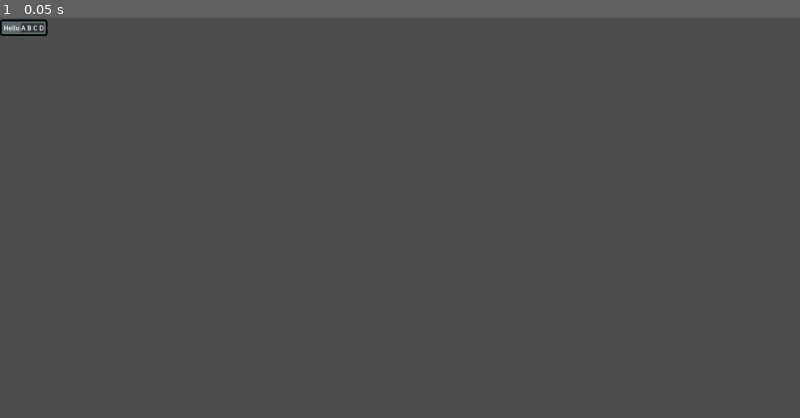
Above: before the commit, frame 1.
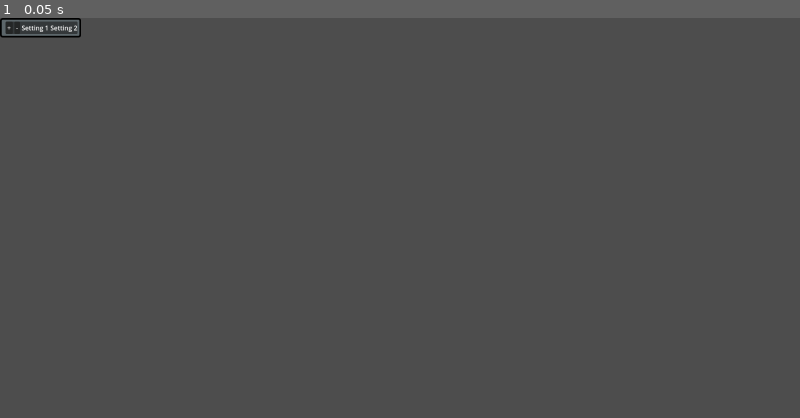
Above: after the commit, the same moment.

Repository: tefla/SpecialCirumstances
Game: Godot game, scene res://Playground/Test.tscn
Same seed, same stepped clock (60 frames per second), same inputs: the game is played once before the commit and once after it.
Inputs:
- Up to frame 1 (0.05 s): no input

The runs differ from the first frame. In frame 1, 0.4% of the frame differs, in the area x 0-11%, y 0-5%.
Error in both runs: Invalid call. Nonexistent function 'set_definitions' in base 'HBoxContainer'. (res://Playground/Block.gd:13)

Commit message:
moar

Diff:
--- a/Playground/Block.gd
+++ b/Playground/Block.gd
@@ -18,5 +18,11 @@
 		footerRoot.add_child(header)
 
 	if not block_definition.is_leaf_task and block_definition.child_container_scene:
-		var child_container = block_definition.child_container_scene.instantiate()
-		childrenRoot.add_child(child_container)
+		for n in block_definition.num_children:
+			if block_definition.child_container_spacer_scene and n > 0:
+				var spacer = block_definition.child_container_spacer_scene.instantiate()
+				childrenRoot.add_child(spacer)
+
+			var child_container = block_definition.child_container_scene.instantiate()
+			child_container.set_definitions(block_definition)
+			childrenRoot.add_child(child_container)
--- a/Playground/Block.tscn
+++ b/Playground/Block.tscn
@@ -1,48 +1,23 @@
-[gd_scene load_steps=11 format=3 uid="uid://cwo1opcqllk6m"]
+[gd_scene load_steps=3 format=3 uid="uid://cwo1opcqllk6m"]
 
 [ext_resource type="Script" path="res://Playground/Block.gd" id="1_opsdm"]
 [ext_resource type="StyleBox" uid="uid://fku4x6r4kdaa" path="res://Playground/transparent_panel.tres" id="1_yodi4"]
-[ext_resource type="PackedScene" uid="uid://beab1b5bu0ltq" path="res://Playground/Header.tscn" id="2_b6m4r"]
-[ext_resource type="PackedScene" uid="uid://yxcxh6tit827" path="res://Playground/ChildContainer.tscn" id="2_woddj"]
-[ext_resource type="Script" path="res://Playground/BlockDefinition.gd" id="3_0a26l"]
-[ext_resource type="PackedScene" uid="uid://b5cxi11ai4aah" path="res://Playground/Footer.tscn" id="3_y6wn6"]
-[ext_resource type="PackedScene" uid="uid://bhl0ccudlktkv" path="res://Playground/Settings.tscn" id="5_4jtxd"]
-[ext_resource type="Script" path="res://Playground/SettingsDefinition.gd" id="6_e0vfp"]
 
-[sub_resource type="Resource" id="Resource_re2xs"]
-script = ExtResource("6_e0vfp")
-settings = Array[String](["Setting 1", "Setting 2"])
+[node name="Block" type="VBoxContainer"]
+theme_override_constants/separation = 0
+script = ExtResource("1_opsdm")
 
-[sub_resource type="Resource" id="Resource_wneh4"]
-script = ExtResource("3_0a26l")
-name = "Some Block"
-header_scene = ExtResource("2_b6m4r")
-footer_scene = ExtResource("3_y6wn6")
-settings_scene = ExtResource("5_4jtxd")
-child_container_scene = ExtResource("2_woddj")
-is_leaf_task = true
-settings = SubResource("Resource_re2xs")
-
-[node name="Block" type="PanelContainer"]
-theme_override_styles/panel = ExtResource("1_yodi4")
-script = ExtResource("1_opsdm")
-block_definition = SubResource("Resource_wneh4")
-
-[node name="VBoxContainer" type="VBoxContainer" parent="."]
-layout_mode = 2
-theme_override_constants/separation = 0
-
-[node name="Header" type="PanelContainer" parent="VBoxContainer"]
+[node name="Header" type="PanelContainer" parent="."]
 unique_name_in_owner = true
 layout_mode = 2
 theme_override_styles/panel = ExtResource("1_yodi4")
 
-[node name="Children" type="PanelContainer" parent="VBoxContainer"]
+[node name="Children" type="VBoxContainer" parent="."]
+unique_name_in_owner = true
+layout_mode = 2
+theme_override_constants/separation = 0
+
+[node name="Footer" type="PanelContainer" parent="."]
 unique_name_in_owner = true
 layout_mode = 2
 theme_override_styles/panel = ExtResource("1_yodi4")
-
-[node name="Footer" type="PanelContainer" parent="VBoxContainer"]
-unique_name_in_owner = true
-layout_mode = 2
-theme_override_styles/panel = ExtResource("1_yodi4")
--- a/Playground/BlockDefinition.gd
+++ b/Playground/BlockDefinition.gd
@@ -8,3 +8,7 @@
 @export var is_leaf_task: bool = true
 
 @export var settings: SettingsDefinition
+
+@export var num_children: int = 0
+@export var child_container_spacer_scene: PackedScene
+@export var show_child_spacer: bool = true
--- /dev/null
+++ b/Playground/ChildContainer.gd
@@ -0,0 +1,4 @@
+extends PanelContainer
+
+func set_definitions(defs: BlockDefinition):
+	pass
--- a/Playground/ChildContainer.tscn
+++ b/Playground/ChildContainer.tscn
@@ -1,10 +1,12 @@
-[gd_scene load_steps=2 format=3 uid="uid://yxcxh6tit827"]
+[gd_scene load_steps=3 format=3 uid="uid://yxcxh6tit827"]
 
-[ext_resource type="StyleBox" path="res://Tasks/Blocks/statement-middle.tres" id="1_hkc44"]
+[ext_resource type="StyleBox" uid="uid://butsa0wnni0nm" path="res://Tasks/Blocks/statement-middle.tres" id="1_hkc44"]
+[ext_resource type="Script" path="res://Playground/ChildContainer.gd" id="2_qdiia"]
 
 [node name="PanelContainer" type="PanelContainer"]
 offset_right = 73.0
 theme_override_styles/panel = ExtResource("1_hkc44")
+script = ExtResource("2_qdiia")
 
 [node name="ChildContainer" type="VBoxContainer" parent="."]
 custom_minimum_size = Vector2(73, 42)
--- /dev/null
+++ b/Playground/ChildContainerSpacer.tscn
@@ -0,0 +1,21 @@
+[gd_scene load_steps=2 format=3 uid="uid://bchjyeuddteil"]
+
+[ext_resource type="StyleBox" uid="uid://cimkxmxc5rq60" path="res://Tasks/Blocks/statement-middle-seperator.tres" id="1_r7j6i"]
+
+[node name="PanelContainer" type="PanelContainer"]
+custom_minimum_size = Vector2(34, 22)
+anchors_preset = 15
+anchor_right = 1.0
+anchor_bottom = 1.0
+grow_horizontal = 2
+grow_vertical = 2
+theme_override_styles/panel = ExtResource("1_r7j6i")
+
+[node name="ChildContainer" type="VBoxContainer" parent="."]
+custom_minimum_size = Vector2(73, 42)
+layout_mode = 2
+theme_override_constants/separation = 0
+
+[node name="Label" type="Label" parent="ChildContainer"]
+layout_mode = 2
+text = "Something here"
--- a/Playground/Settings.tscn
+++ b/Playground/Settings.tscn
@@ -4,3 +4,11 @@
 
 [node name="Settings" type="HBoxContainer"]
 script = ExtResource("1_vfyxn")
+
+[node name="Button" type="Button" parent="."]
+layout_mode = 2
+text = "+"
+
+[node name="Button2" type="Button" parent="."]
+layout_mode = 2
+text = "-"
--- a/Playground/Test.tscn
+++ b/Playground/Test.tscn
@@ -1,92 +1,22 @@
-[gd_scene load_steps=20 format=3 uid="uid://c6cput5npcysd"]
+[gd_scene load_steps=6 format=3 uid="uid://c6cput5npcysd"]
 
 [ext_resource type="PackedScene" uid="uid://cwo1opcqllk6m" path="res://Playground/Block.tscn" id="1_avm87"]
 [ext_resource type="Script" path="res://Playground/test.gd" id="1_rdbqv"]
-[ext_resource type="PackedScene" uid="uid://yxcxh6tit827" path="res://Playground/ChildContainer.tscn" id="2_e0o3u"]
-[ext_resource type="PackedScene" uid="uid://b5cxi11ai4aah" path="res://Playground/Footer.tscn" id="3_q1nu0"]
-[ext_resource type="PackedScene" uid="uid://beab1b5bu0ltq" path="res://Playground/Header.tscn" id="3_ymxgh"]
-[ext_resource type="Script" path="res://Playground/BlockDefinition.gd" id="4_w41sl"]
-[ext_resource type="PackedScene" uid="uid://c34h8tt47bk1q" path="res://Playground/LeafHeader.tscn" id="5_8ao3r"]
-[ext_resource type="Script" path="res://Playground/SettingsDefinition.gd" id="5_aotm1"]
-[ext_resource type="PackedScene" uid="uid://bhl0ccudlktkv" path="res://Playground/Settings.tscn" id="5_vbybq"]
-[ext_resource type="StyleBox" path="res://Tasks/Blocks/statement-middle.tres" id="9_7pxy1"]
-[ext_resource type="StyleBox" path="res://Tasks/Blocks/statement-bottom.tres" id="10_oygcy"]
-[ext_resource type="Script" path="res://Playground/Settings.gd" id="11_hctgy"]
-
-[sub_resource type="Resource" id="Resource_lmudy"]
-script = ExtResource("5_aotm1")
-settings = Array[String](["A", "B", "C", "D"])
-
-[sub_resource type="Resource" id="Resource_ra2nu"]
-script = ExtResource("4_w41sl")
-name = "Hello"
-header_scene = ExtResource("3_ymxgh")
-footer_scene = ExtResource("3_q1nu0")
-settings_scene = ExtResource("5_vbybq")
-child_container_scene = ExtResource("2_e0o3u")
-is_leaf_task = false
-settings = SubResource("Resource_lmudy")
-
-[sub_resource type="PackedScene" id="PackedScene_f2rbk"]
-_bundled = {
-"conn_count": 0,
-"conns": PackedInt32Array(),
-"editable_instances": [],
-"names": PackedStringArray("PanelContainer", "offset_right", "theme_override_styles/panel", "ChildContainer", "custom_minimum_size", "layout_mode", "VBoxContainer"),
-"node_count": 2,
-"node_paths": [],
-"nodes": PackedInt32Array(-1, -1, 0, 0, -1, 2, 1, 0, 2, 1, 0, 0, 0, 6, 3, -1, 2, 4, 2, 5, 3, 0),
-"variants": [73.0, ExtResource("9_7pxy1"), Vector2(73, 42), 2],
-"version": 3
-}
-
-[sub_resource type="PackedScene" id="PackedScene_r4egl"]
-_bundled = {
-"conn_count": 0,
-"conns": PackedInt32Array(),
-"editable_instances": [],
-"names": PackedStringArray("Footer", "theme_override_styles/panel", "PanelContainer", "HBoxContainer", "layout_mode"),
-"node_count": 2,
-"node_paths": [],
-"nodes": PackedInt32Array(-1, -1, 2, 0, -1, 1, 1, 0, 0, 0, 0, 3, 3, -1, 1, 4, 1, 0),
-"variants": [ExtResource("10_oygcy"), 2],
-"version": 3
-}
-
-[sub_resource type="Resource" id="Resource_gi5p8"]
-script = ExtResource("5_aotm1")
-settings = Array[String](["A", "B", "C", "D"])
-
-[sub_resource type="PackedScene" id="PackedScene_i33k3"]
-_bundled = {
-"conn_count": 0,
-"conns": PackedInt32Array(),
-"editable_instances": [],
-"names": PackedStringArray("Settings", "script", "HBoxContainer"),
-"node_count": 1,
-"node_paths": [],
-"nodes": PackedInt32Array(-1, -1, 2, 0, -1, 1, 1, 0, 0),
-"variants": [ExtResource("11_hctgy")],
-"version": 3
-}
-
-[sub_resource type="Resource" id="Resource_kuurj"]
-script = ExtResource("4_w41sl")
-name = "Hello"
-header_scene = ExtResource("5_8ao3r")
-footer_scene = SubResource("PackedScene_r4egl")
-settings_scene = SubResource("PackedScene_i33k3")
-child_container_scene = SubResource("PackedScene_f2rbk")
-is_leaf_task = true
-settings = SubResource("Resource_gi5p8")
+[ext_resource type="Resource" uid="uid://b3aaj0y14xu6r" path="res://Playground/basic_leaf.tres" id="3_i776i"]
+[ext_resource type="Resource" uid="uid://ewhxbahyvoe4" path="res://Playground/basic_block.tres" id="3_s3bqr"]
+[ext_resource type="Resource" uid="uid://dsdovs7rta443" path="res://Playground/if_else_block.tres" id="4_qxu8q"]
 
 [node name="Test" type="VBoxContainer"]
 script = ExtResource("1_rdbqv")
 
 [node name="Block" parent="." instance=ExtResource("1_avm87")]
 layout_mode = 2
-block_definition = SubResource("Resource_ra2nu")
+block_definition = ExtResource("3_i776i")
 
 [node name="Block2" parent="." instance=ExtResource("1_avm87")]
 layout_mode = 2
-block_definition = SubResource("Resource_kuurj")
+block_definition = ExtResource("3_s3bqr")
+
+[node name="Block3" parent="." instance=ExtResource("1_avm87")]
+layout_mode = 2
+block_definition = ExtResource("4_qxu8q")
--- /dev/null
+++ b/Playground/basic_block.tres
@@ -0,0 +1,26 @@
+[gd_resource type="Resource" script_class="BlockDefinition" load_steps=9 format=3 uid="uid://ewhxbahyvoe4"]
+
+[ext_resource type="PackedScene" uid="uid://yxcxh6tit827" path="res://Playground/ChildContainer.tscn" id="1_tp6fj"]
+[ext_resource type="PackedScene" uid="uid://bchjyeuddteil" path="res://Playground/ChildContainerSpacer.tscn" id="2_ogkyp"]
+[ext_resource type="PackedScene" uid="uid://b5cxi11ai4aah" path="res://Playground/Footer.tscn" id="2_xw1kt"]
+[ext_resource type="PackedScene" uid="uid://beab1b5bu0ltq" path="res://Playground/Header.tscn" id="3_1ac1k"]
+[ext_resource type="Script" path="res://Playground/BlockDefinition.gd" id="4_siotw"]
+[ext_resource type="Script" path="res://Playground/SettingsDefinition.gd" id="5_lhe1g"]
+[ext_resource type="PackedScene" uid="uid://bhl0ccudlktkv" path="res://Playground/Settings.tscn" id="6_kv53e"]
+
+[sub_resource type="Resource" id="Resource_yhp6g"]
+script = ExtResource("5_lhe1g")
+settings = Array[String](["Setting 1", "Setting 2"])
+
+[resource]
+script = ExtResource("4_siotw")
+name = ""
+header_scene = ExtResource("3_1ac1k")
+footer_scene = ExtResource("2_xw1kt")
+settings_scene = ExtResource("6_kv53e")
+child_container_scene = ExtResource("1_tp6fj")
+is_leaf_task = false
+settings = SubResource("Resource_yhp6g")
+num_children = 1
+child_container_spacer_scene = ExtResource("2_ogkyp")
+show_child_spacer = true
--- /dev/null
+++ b/Playground/basic_leaf.tres
@@ -0,0 +1,24 @@
+[gd_resource type="Resource" script_class="BlockDefinition" load_steps=8 format=3 uid="uid://b3aaj0y14xu6r"]
+
+[ext_resource type="PackedScene" uid="uid://yxcxh6tit827" path="res://Playground/ChildContainer.tscn" id="1_s2fcd"]
+[ext_resource type="PackedScene" uid="uid://b5cxi11ai4aah" path="res://Playground/Footer.tscn" id="2_kx6wy"]
+[ext_resource type="PackedScene" uid="uid://c34h8tt47bk1q" path="res://Playground/LeafHeader.tscn" id="3_erqnl"]
+[ext_resource type="Script" path="res://Playground/BlockDefinition.gd" id="4_tc32o"]
+[ext_resource type="Script" path="res://Playground/SettingsDefinition.gd" id="5_a6jrk"]
+[ext_resource type="PackedScene" uid="uid://bhl0ccudlktkv" path="res://Playground/Settings.tscn" id="6_xwpoj"]
+
+[sub_resource type="Resource" id="Resource_yhp6g"]
+script = ExtResource("5_a6jrk")
+settings = Array[String](["Setting 1", "Setting 2"])
+
+[resource]
+script = ExtResource("4_tc32o")
+name = ""
+header_scene = ExtResource("3_erqnl")
+footer_scene = ExtResource("2_kx6wy")
+settings_scene = ExtResource("6_xwpoj")
+child_container_scene = ExtResource("1_s2fcd")
+is_leaf_task = true
+settings = SubResource("Resource_yhp6g")
+num_children = 0
+show_child_spacer = false
--- /dev/null
+++ b/Playground/if_else_block.tres
@@ -0,0 +1,26 @@
+[gd_resource type="Resource" script_class="BlockDefinition" load_steps=9 format=3 uid="uid://dsdovs7rta443"]
+
+[ext_resource type="PackedScene" uid="uid://yxcxh6tit827" path="res://Playground/ChildContainer.tscn" id="1_kdf2a"]
+[ext_resource type="PackedScene" uid="uid://bchjyeuddteil" path="res://Playground/ChildContainerSpacer.tscn" id="2_0p0gk"]
+[ext_resource type="PackedScene" uid="uid://b5cxi11ai4aah" path="res://Playground/Footer.tscn" id="3_7smmc"]
+[ext_resource type="PackedScene" uid="uid://beab1b5bu0ltq" path="res://Playground/Header.tscn" id="4_53c5b"]
+[ext_resource type="Script" path="res://Playground/BlockDefinition.gd" id="5_xygmj"]
+[ext_resource type="Script" path="res://Playground/SettingsDefinition.gd" id="6_qwo0a"]
+[ext_resource type="PackedScene" uid="uid://bhl0ccudlktkv" path="res://Playground/Settings.tscn" id="7_p47dn"]
+
+[sub_resource type="Resource" id="Resource_yhp6g"]
+script = ExtResource("6_qwo0a")
+settings = Array[String](["Setting 1", "Setting 2"])
+
+[resource]
+script = ExtResource("5_xygmj")
+name = ""
+header_scene = ExtResource("4_53c5b")
+footer_scene = ExtResource("3_7smmc")
+settings_scene = ExtResource("7_p47dn")
+child_container_scene = ExtResource("1_kdf2a")
+is_leaf_task = false
+settings = SubResource("Resource_yhp6g")
+num_children = 2
+child_container_spacer_scene = ExtResource("2_0p0gk")
+show_child_spacer = true
--- a/Playground/test.gd
+++ b/Playground/test.gd
@@ -1,12 +1,2 @@
 @tool
 extends VBoxContainer
-
-
-# Called when the node enters the scene tree for the first time.
-func _ready() -> void:
-	pass # Replace with function body.
-
-
-# Called every frame. 'delta' is the elapsed time since the previous frame.
-func _process(delta: float) -> void:
-	pass
--- a/Tasks/Blocks/BlockStatement.tscn
+++ b/Tasks/Blocks/BlockStatement.tscn
@@ -2,8 +2,8 @@
 
 [ext_resource type="Script" path="res://Tasks/Blocks/statement_block.gd" id="1_q7p3o"]
 [ext_resource type="StyleBox" uid="uid://ipfn26yakkr2" path="res://Tasks/Blocks/statement-top.tres" id="2_rpfvj"]
-[ext_resource type="StyleBox" path="res://Tasks/Blocks/statement-middle.tres" id="3_rnojs"]
 [ext_resource type="Texture2D" uid="uid://dftc434hupcc1" path="res://Assets/path316-7.png" id="3_spn54"]
+[ext_resource type="StyleBox" uid="uid://cimkxmxc5rq60" path="res://Tasks/Blocks/statement-middle-seperator.tres" id="4_ujdef"]
 [ext_resource type="StyleBox" path="res://Tasks/Blocks/statement-bottom.tres" id="5_ijia5"]
 
 [sub_resource type="StyleBoxTexture" id="StyleBoxTexture_m7pq4"]
@@ -51,7 +51,7 @@
 [node name="ChildrenContainer" type="PanelContainer" parent="."]
 layout_mode = 2
 size_flags_horizontal = 0
-theme_override_styles/panel = ExtResource("3_rnojs")
+theme_override_styles/panel = ExtResource("4_ujdef")
 
 [node name="ChildrenMarginContainer" type="MarginContainer" parent="ChildrenContainer"]
 layout_mode = 2
--- /dev/null
+++ b/Tasks/Blocks/statement-middle-seperator.tres
@@ -0,0 +1,16 @@
+[gd_resource type="StyleBoxTexture" load_steps=2 format=3 uid="uid://cimkxmxc5rq60"]
+
+[ext_resource type="Texture2D" uid="uid://b376ctj7w7gcl" path="res://Assets/blocks.svg" id="1_ucqnj"]
+
+[resource]
+content_margin_left = 67.0
+content_margin_top = 9.0
+content_margin_right = 13.0
+content_margin_bottom = 4.0
+texture = ExtResource("1_ucqnj")
+texture_margin_left = 65.0
+texture_margin_top = 11.0
+texture_margin_right = 9.0
+texture_margin_bottom = 11.0
+region_rect = Rect2(208, 955, 155, 61)
+draw_center = false
--- a/Unit/Components/CPU/Repeat/RepeatBlock.tscn
+++ b/Unit/Components/CPU/Repeat/RepeatBlock.tscn
@@ -3,7 +3,7 @@
 [ext_resource type="Script" path="res://Unit/Components/CPU/Repeat/RepeatBlock.gd" id="1_glufo"]
 [ext_resource type="StyleBox" uid="uid://ipfn26yakkr2" path="res://Tasks/Blocks/statement-top.tres" id="2_abslg"]
 [ext_resource type="Texture2D" uid="uid://dftc434hupcc1" path="res://Assets/path316-7.png" id="3_l1sp3"]
-[ext_resource type="StyleBox" path="res://Tasks/Blocks/statement-middle.tres" id="4_2te2x"]
+[ext_resource type="StyleBox" uid="uid://cimkxmxc5rq60" path="res://Tasks/Blocks/statement-middle-seperator.tres" id="4_0tqkr"]
 [ext_resource type="StyleBox" path="res://Tasks/Blocks/statement-bottom.tres" id="5_b7krs"]
 
 [sub_resource type="StyleBoxTexture" id="StyleBoxTexture_m7pq4"]
@@ -64,7 +64,7 @@
 [node name="ChildrenContainer" type="PanelContainer" parent="."]
 layout_mode = 2
 size_flags_horizontal = 0
-theme_override_styles/panel = ExtResource("4_2te2x")
+theme_override_styles/panel = ExtResource("4_0tqkr")
 
 [node name="ChildrenMarginContainer" type="MarginContainer" parent="ChildrenContainer"]
 layout_mode = 2
Not shown: 1 places in Tasks/Blocks/statement-middle.tres that only renumber resources
